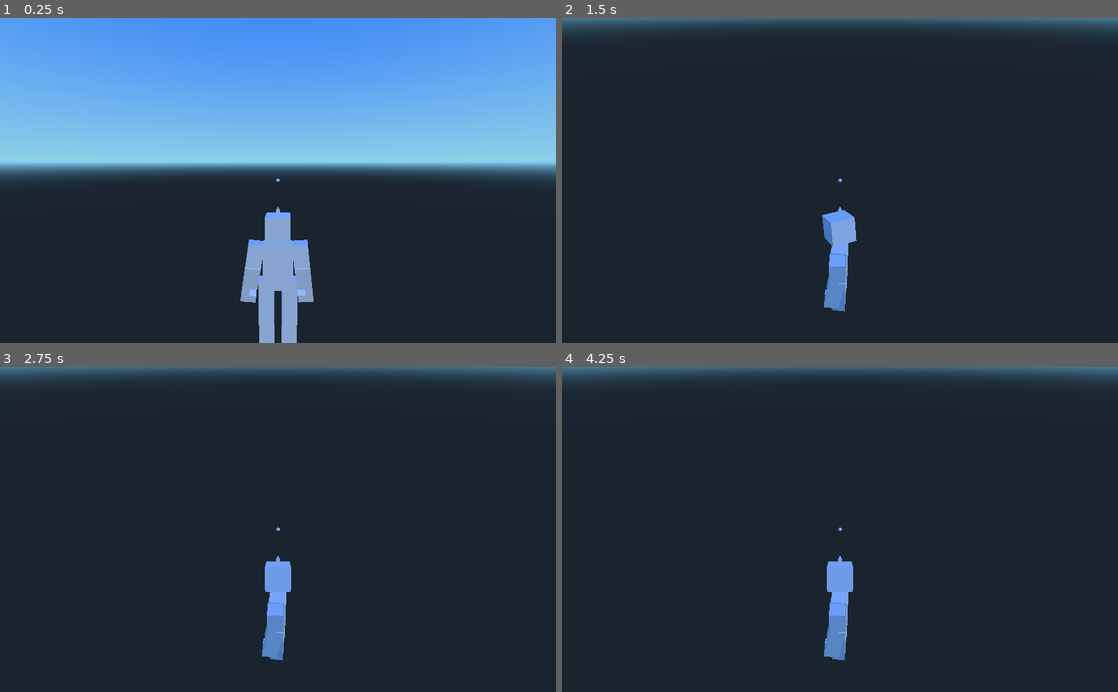
Above: before the commit, frames 1-4 (two rows, left to right).
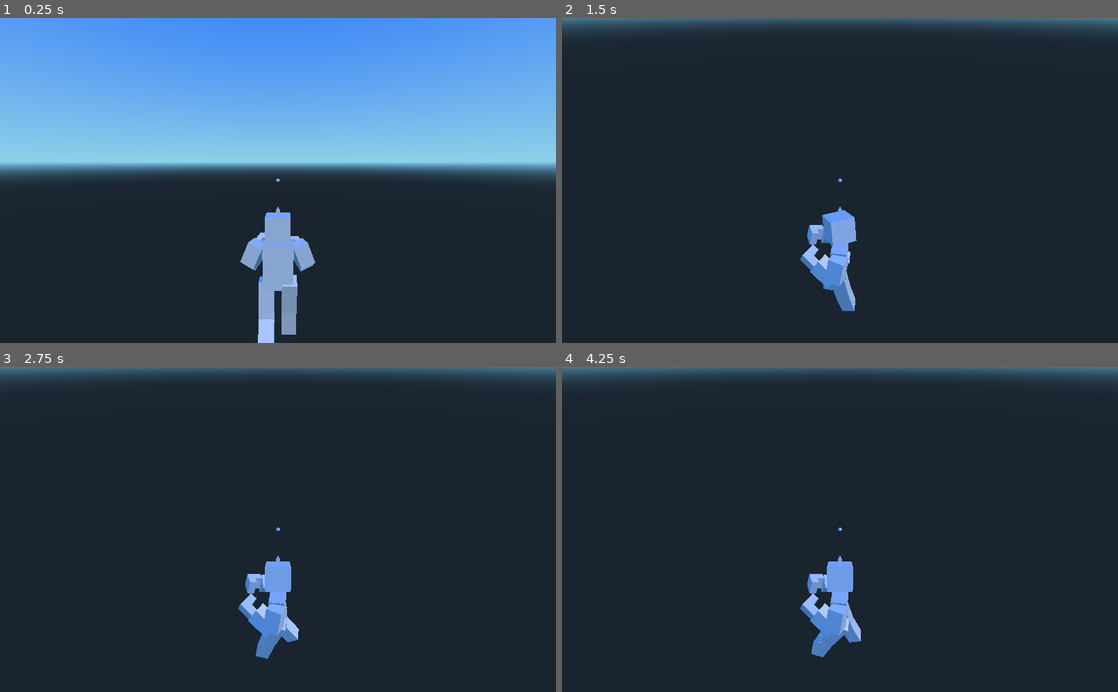
Above: after the commit, the same moments.

Repository: romlok/godot-tools
Game: Godot game, scene res://models/boxguy/demo.tscn
Two runs of this game, one before a commit and one after it. Both use one fixed random seed, a clock stepped at 60 frames per second and the inputs below. The project has no main scene, so this scene is started directly.
Inputs (mouse positions are in pixels of both pictures, inside the frame that each line leads up to):
- Up to frame 1 (0.25 s): no input
- Up to frame 2 (1.5 s): move the mouse to (962, 164) at 0.52 s; press the mouse at (962, 164) at 0.53 s; hold D (move_right) 0.53-1.28 s; move the mouse to (812, 180) at 1.27 s; release the mouse at (812, 180) at 1.28 s; hold W (move_forward) from 1.28 s (still down); right-click (812, 180) at 1.35 s
- Up to frame 3 (2.75 s): move the mouse to (333, 458) at 2.02 s; release W (move_forward) at 2.03 s; hold D (move_right) from 2.03 s (still down); hold Page Up (zoom_in) from 2.03 s (still down)
- Up to frame 4 (4.25 s): move the mouse to (812, 594) at 2.77 s; release D (move_right) at 2.78 s; release Page Up (zoom_in) at 2.78 s; hold W (move_forward) 2.78-3.53 s; tap Home (zoom_in_max) at 2.85 s; tap Enter at 3.5 s; move the mouse to (1006, 578) at 3.52 s; hold A (move_left) from 3.53 s (still down); tap Mouse wheel up (zoom_in_step) at 3.6 s

The runs differ from the first frame. In frame 1, 1.4% of the frame differs, in the area x 43-57%, y 66-100%; in frame 2, 0.9%; in frame 3, 1.0%; in frame 4, 1.1%.

Commit message:
Update Boxguy's demo scene

Diff:
--- a/models/boxguy/demo.tscn
+++ b/models/boxguy/demo.tscn
@@ -34,110 +34,9 @@
 interpolate_speed = 6.0
 exorcist = false
 
-[node name="AnimationTreePlayer" parent="Boxguy" index="2"]
-data = {
-"active": true,
-"connections": [ "holistic joiner", "out", 0, "punch", "holistic joiner", 0, "leg stance", "holistic joiner", 1, "walk direction", "walk speed", 0, "sidestep anim", "sidestep sync", 0, "walk anim", "walk direction", 0, "sidestep sync", "walk direction", 1, "arm stance", "punch", 0, "punch speed", "punch", 1, "stand anim", "leg stance", 0, "walk speed", "leg stance", 1, "jab right", "punch speed", 0, "idle", "arm stance", 0, "guarded", "arm stance", 1 ],
-"master": NodePath("../AnimationPlayer"),
-"nodes": [ {
-"filter": [  ],
-"from": "idle",
-"id": "idle",
-"position": Vector2( 185, 13 ),
-"type": "animation"
-}, {
-"id": "out",
-"position": Vector2( 1084, 96 ),
-"type": "output"
-}, {
-"id": "holistic joiner",
-"mix": 1.0,
-"position": Vector2( 924, 177 ),
-"type": "mix"
-}, {
-"filter": [  ],
-"from": "walk-loop",
-"id": "walk anim",
-"position": Vector2( 203, 475 ),
-"type": "animation"
-}, {
-"filter": [  ],
-"from": "h2h_jab_r",
-"id": "jab right",
-"position": Vector2( 181, 246 ),
-"type": "animation"
-}, {
-"filter": [  ],
-"from": "h2h_stance",
-"id": "guarded",
-"position": Vector2( 183, 125 ),
-"type": "animation"
-}, {
-"id": "walk speed",
-"position": Vector2( 654, 463 ),
-"scale": 1.0,
-"type": "timescale"
-}, {
-"id": "sidestep sync",
-"position": Vector2( 346, 586 ),
-"scale": 0.5,
-"type": "timescale"
-}, {
-"filter": [  ],
-"from": "stand",
-"id": "stand anim",
-"position": Vector2( 188, 366 ),
-"type": "animation"
-}, {
-"blend": 0.3,
-"filter": [  ],
-"id": "walk direction",
-"position": Vector2( 510, 501 ),
-"type": "blend2"
-}, {
-"autorestart": false,
-"autorestart_delay": 1.0,
-"autorestart_random_delay": 0.999981,
-"fade_in": 0.2,
-"fade_out": 0.2,
-"filter": [ NodePath("Armature/Skeleton:Shoulder.L"), NodePath("Armature/Skeleton:Elbow.L"), NodePath("Armature/Skeleton:Hand.L") ],
-"id": "punch",
-"mix": false,
-"position": Vector2( 645, 114 ),
-"type": "oneshot"
-}, {
-"id": "leg stance",
-"position": Vector2( 779, 371 ),
-"transitions": [ {
-"auto_advance": false
-}, {
-"auto_advance": false
-} ],
-"type": "transition",
-"xfade": 0.2
-}, {
-"id": "punch speed",
-"position": Vector2( 441, 210 ),
-"scale": 4.0,
-"type": "timescale"
-}, {
-"id": "arm stance",
-"position": Vector2( 437, 47 ),
-"transitions": [ {
-"auto_advance": false
-}, {
-"auto_advance": false
-} ],
-"type": "transition",
-"xfade": 0.2
-}, {
-"filter": [  ],
-"from": "sidestep-loop",
-"id": "sidestep anim",
-"position": Vector2( 177, 590 ),
-"type": "animation"
-} ]
-}
+[node name="AnimationTree" parent="Boxguy" index="2"]
+"parameters/arm stance/current" = 1
+"parameters/leg stance/current" = 1
 
 [node name="HeadFulcrum" type="Spatial" parent="Boxguy"]
 transform = Transform( 1.00003, 0, -8.74254e-08, 0, 1, 0, 8.74254e-08, 0, 1.00003, 0, 1.45, 0 )
@@ -200,7 +99,7 @@
 transform = Transform( 1, 0, 0, 0, 1, 0, 0, 0, 1, 0, 0.25, -0.15 )
 
 [node name="ThirdPersonFulcrum" type="Spatial" parent="ViewFulcrum"]
-transform = Transform( -0.99997, -2.47176e-08, 3.20793e-07, 0, 0.997045, 0.0768238, -3.21744e-07, 0.0768215, -0.997015, 3.21469e-06, 0.769856, 0.00885118 )
+transform = Transform( -0.99997, -2.47176e-08, 3.20793e-07, 0, 0.997045, 0.0768238, -3.21744e-07, 0.0768215, -0.997009, 3.21469e-06, 0.769856, 0.00885118 )
 
 [node name="ThirdPerson" type="Spatial" parent="ViewFulcrum/ThirdPersonFulcrum"]
 transform = Transform( 1, 0, 0, 0, 1, 0, 0, 0, 1, 0, 0, 3 )
@@ -214,7 +113,7 @@
 target_path = NodePath("../../FocalPoint")
 
 [node name="Camera" type="Camera" parent="."]
-transform = Transform( -1, -2.47183e-08, 3.20803e-07, 0, 0.997045, 0.0768238, -3.21754e-07, 0.0768238, -0.997045, 4.1772e-06, 2.45033, -2.98228 )
+transform = Transform( -1, -2.47183e-08, 3.20803e-07, 0, 0.997045, 0.0768238, -3.21754e-07, 0.0768238, -0.997045, 4.1772e-06, 2.45033, -2.98226 )
 
 [node name="FollowEyesOrThirdPerson" type="Node" parent="Camera"]
 script = ExtResource( 4 )
